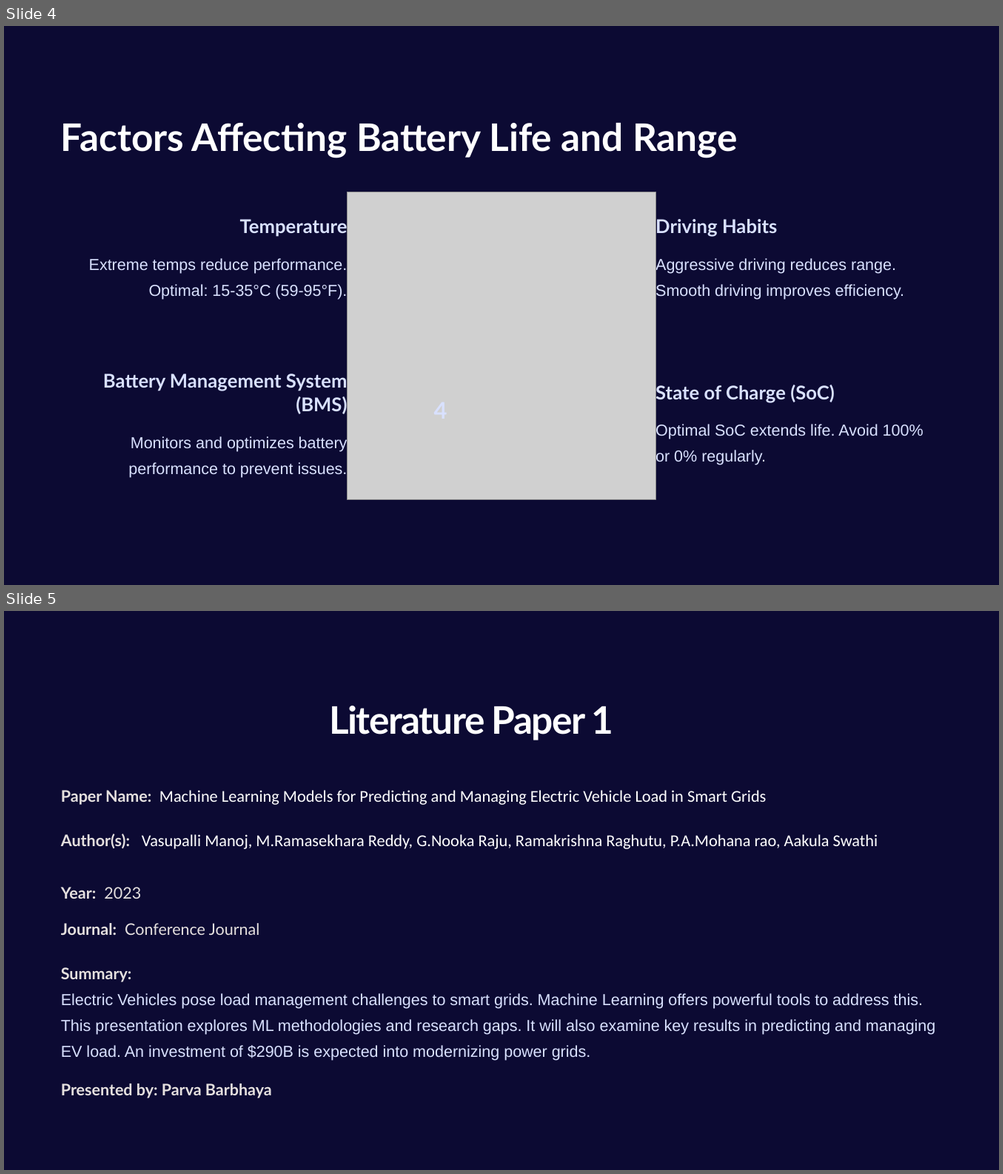
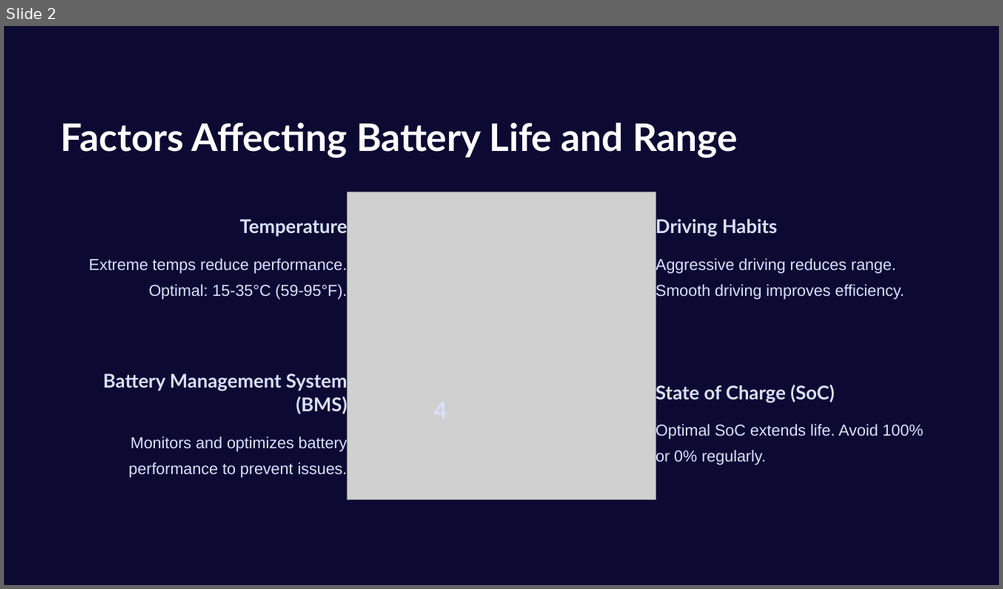
Before and after one commit to parvabarbhaya/EV_project, a slide deck: capstone_project_ppt.pptx. Shown one above the other, each under a label of ours: slides 4 and 5 before the commit, slide 2 after it. The pictures are 1003x1174 and 1003x589 pixels, drawn with LibreOffice and Linux fonts; fonts in the diff are those of the drawing; grey boxes stand for pictures; background and template pictures are left out. Boxes give left, top, right and bottom in pixels: in the first picture for what was removed or moved away, otherwise in the second. Text is boxed around its words. In the diff, an @@ line names an element or a change of style, - is before the commit and + after.

```diff
--- a/capstone_project_ppt.pptx
+++ b/capstone_project_ppt.pptx
@@ slide 5 removed at [4, 611, 999, 1170], background gradient #C1D5DE to #C8DAE2 to #FFFFFF; not listed: 1 template element that a slide beside it also shows @@
@@ text removed at [329, 706, 613, 741] @@
-Literature Paper 1
@@ text removed at [61, 790, 765, 805] @@
-Paper Name: Machine Learning Models for Predicting and Managing Electric Vehicle Load in Smart Grids
@@ text removed at [61, 834, 878, 849] @@
-Author(s): Vasupalli Manoj, M.Ramasekhara Reddy, G.Nooka Raju, Ramakrishna Raghutu, P.A.Mohana rao, Aakula Swathi
@@ text removed at [61, 887, 141, 899] @@
-Year: 2023
@@ text removed at [61, 923, 259, 935] @@
-Journal: Conference Journal
@@ text removed at [61, 968, 935, 1061] @@
-Summary:
-Electric Vehicles pose load management challenges to smart grids. Machine Learning offers powerful tools to address this. This presentation explores ML methodologies and research gaps. It will also examine key results in predicting and managing EV load. An investment of $290B is expected into modernizing power grids.
@@ text removed at [61, 1084, 272, 1099] @@
-Presented by: Parva Barbhaya
@@ what was slide 4 is now slide 2 @@
```
Also in this commit, not shown: 2 slides changed, 7 slides added, 26 other slides removed.
